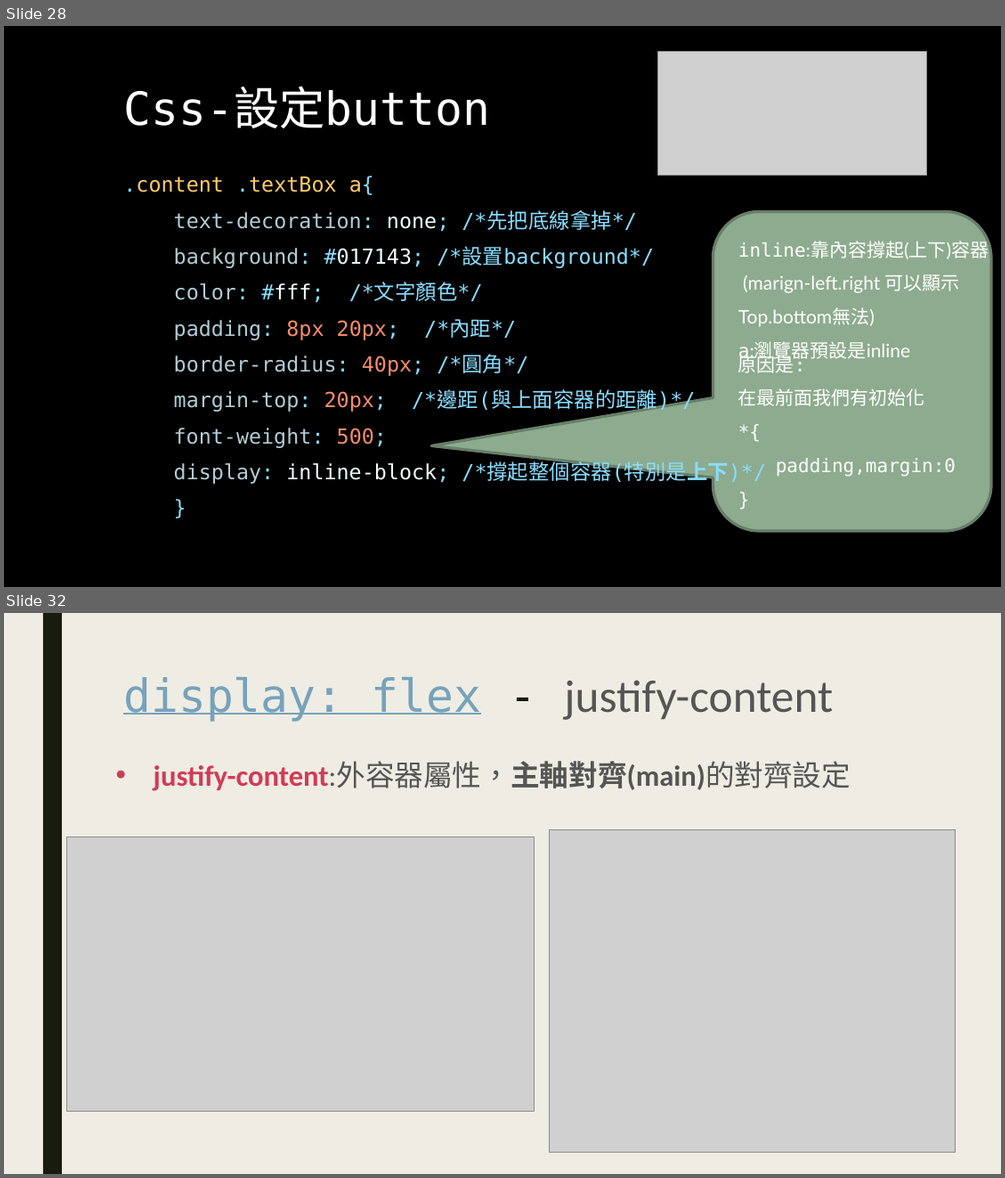
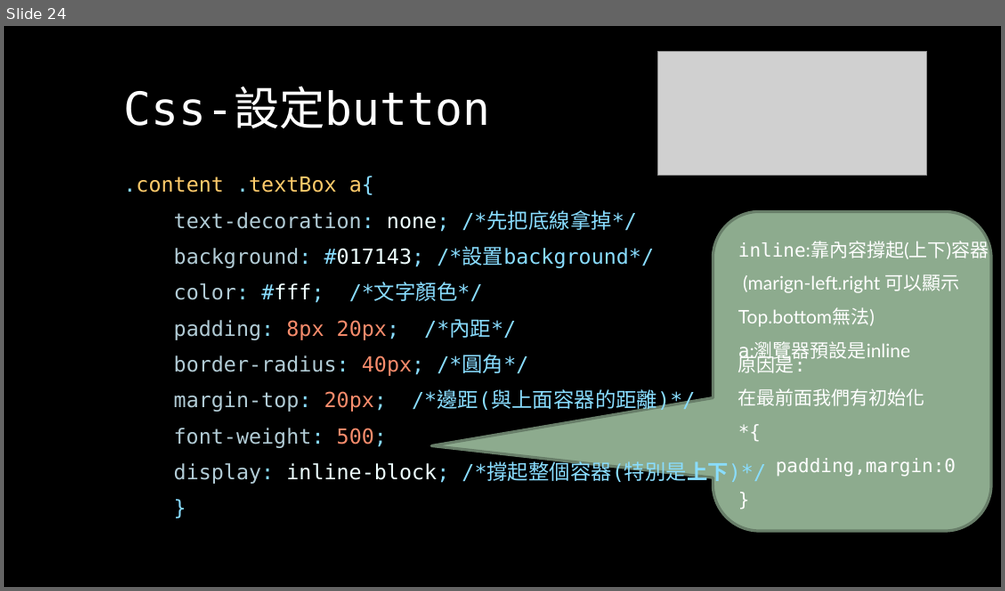
Before and after one commit to Alicexdcw/FrontEndTutorial, a slide deck: HTML & CSS & Javascript - starbuck.pptx. Shown one above the other, each under a label of ours: slides 28 and 32 before the commit, slide 24 after it; the slides between them are not shown. The pictures are 1005x1178 and 1005x591 pixels, drawn with LibreOffice and Linux fonts; fonts in the diff are those of the drawing; grey boxes stand for pictures. Boxes give left, top, right and bottom in pixels: in the first picture for what was removed or moved away, otherwise in the second. Text is boxed around its words. In the diff, an @@ line names an element or a change of style, - is before the commit and + after.

```diff
--- a/HTML & CSS & Javascript - starbuck.pptx
+++ b/HTML & CSS & Javascript - starbuck.pptx
@@ slide 32 removed at [4, 613, 1001, 1174], background #EFEDE3; not listed: 1 template element that a slide beside it also shows @@
@@ title removed at [123, 677, 833, 721] @@
-display: flex - justify-content
@@ text removed at [154, 762, 851, 791] @@
-• justify-content:外容器屬性，主軸對齊(main)的對齊設定
@@ picture removed at [66, 836, 534, 1111] @@
@@ picture removed at [550, 829, 956, 1151] @@
@@ what was slide 28 is now slide 24 @@
```
Also in this commit, not shown: 4 slides changed, 19 slides added, 23 other slides removed, 11 other files.
